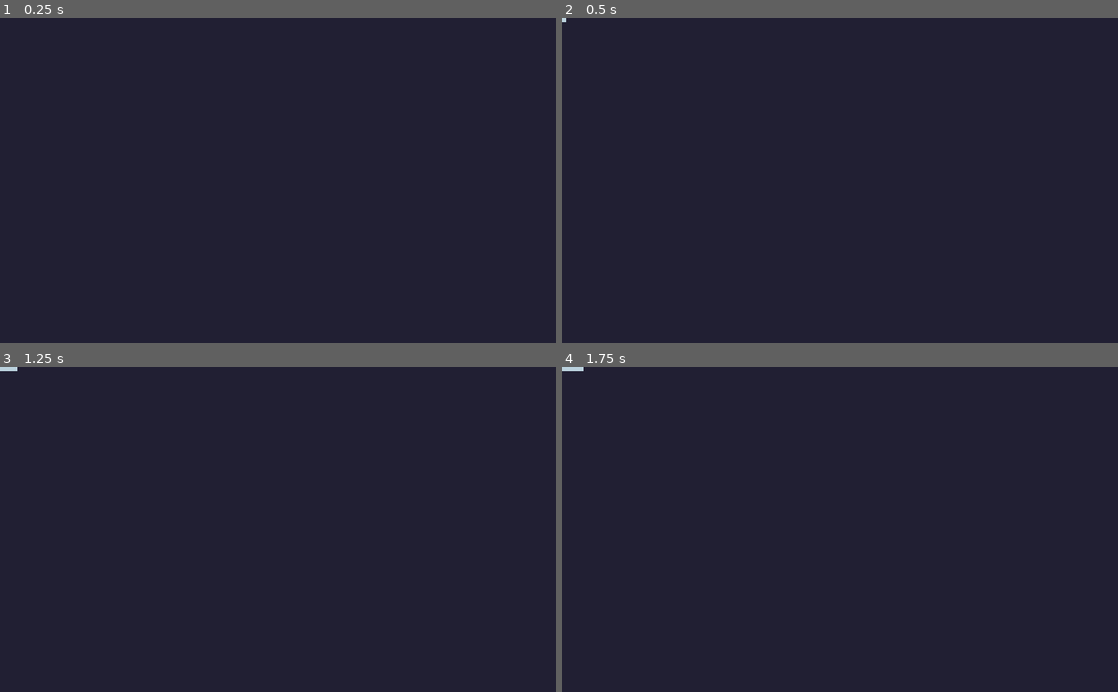
Above: before the commit, frames 1-4 (two rows, left to right).
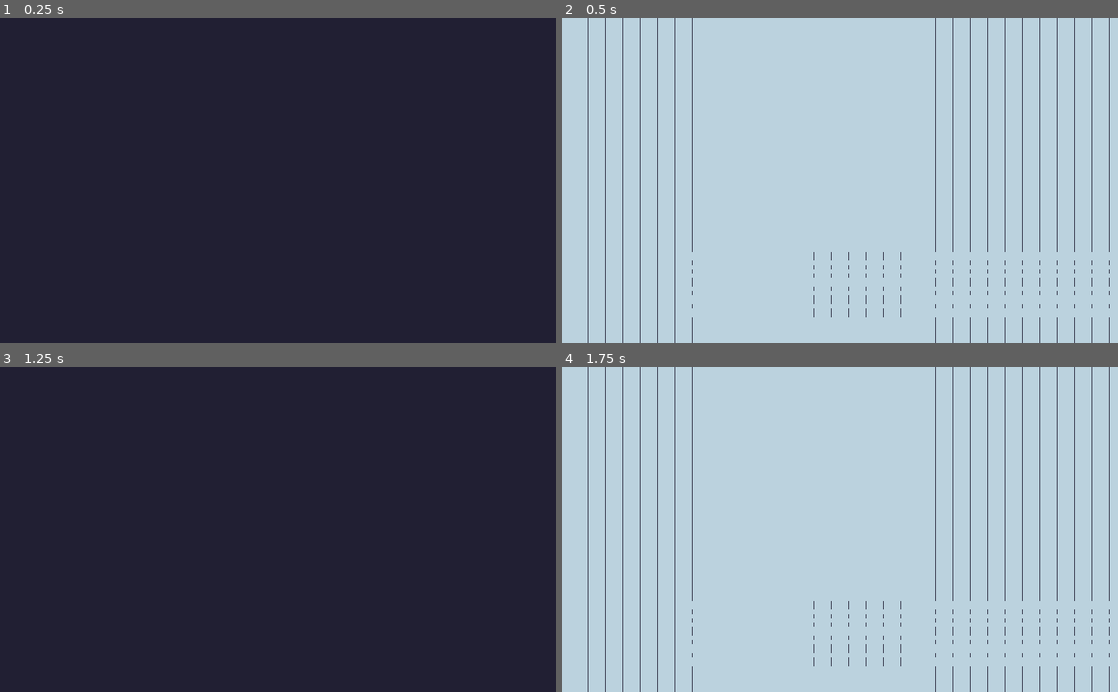
Above: after the commit, the same moments.

Repository: zMenta/Godot-Game-of-Life
Game: Godot game, scene res://main/Main.tscn
Same seed, same stepped clock (60 frames per second), same inputs: the game is played once before the commit and once after it.
Inputs:
- Up to frame 1 (0.25 s): no input
- Up to frame 2 (0.5 s): no input
- Up to frame 3 (1.25 s): no input
- Up to frame 4 (1.75 s): no input

Frame 1 is identical in both runs. In frame 2, 98% of the frame differs, in the area x 0-100%, y 0-100%; in frame 3, less than 0.1%; in frame 4, 98%.

Commit message:
basic new generation function

Diff:
--- a/Game of Life/map/Map.gd
+++ b/Game of Life/map/Map.gd
@@ -2,9 +2,16 @@
 
 onready var generation_timer := $NewGenerationTimer
 
+var change_tile := true
+
+
+# Map size enum
 # map size is 128x75 cells
-var map_size := [128,75]
-var i = 0
+enum map {
+	x = 128,
+	y = 75
+	}
+
 
 # Cell code: 0 = dead, 1 = alive
 enum Cell {
@@ -13,6 +20,16 @@
 	}
 
 
+func new_generation() -> void:
+	for i in range(map.x):
+		for j in range(map.y):
+			if change_tile:
+				set_cell(i,j,Cell.alive)
+			else:
+				set_cell(i,j,Cell.dead)
+
+	change_tile = not change_tile
+
+
 func _on_NewGenerationTimer_timeout() -> void:
-	set_cell(i,0,Cell.alive)
-	i += 1
+	new_generation()
